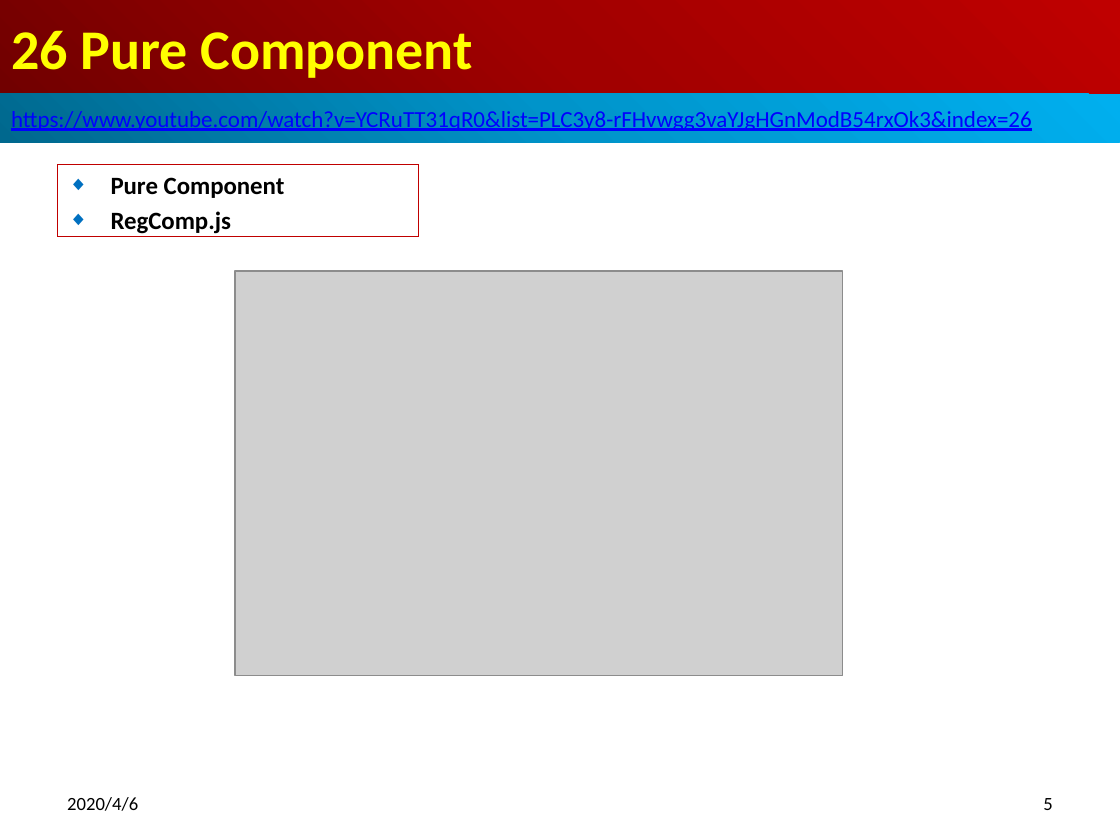
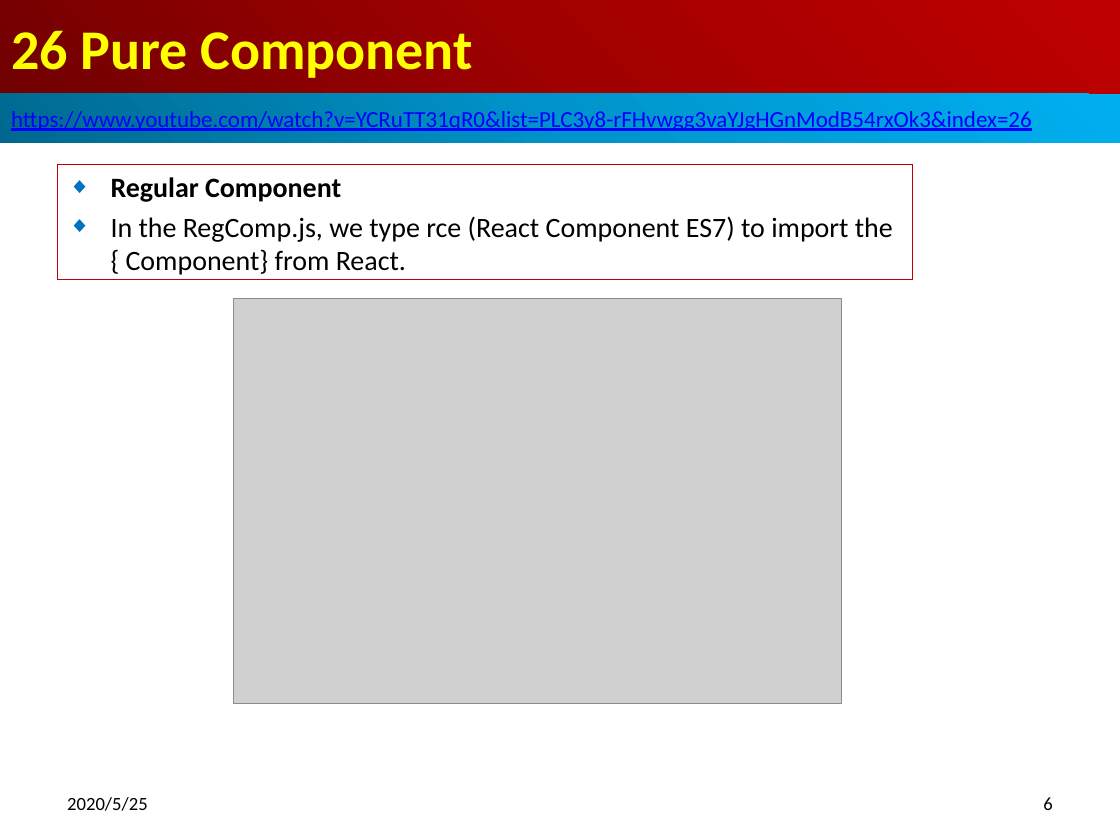
Before and after one commit to peterhchen/800-React-Hook, a slide deck: slide 6 of 26_PureComp.pptx (slide 5 before the commit). Drawn at 1120x840 pixels with LibreOffice and Linux fonts; fonts in the diff are those of the drawing; grey boxes stand for pictures. Boxes give left, top, right and bottom in pixels: in the first picture for what was removed or moved away, otherwise in the second. Text is boxed around its words. In the diff, an @@ line names an element or a change of style, - is before the commit and + after.

Commit message:
Pure Component
What is pure component?
In regular component class, it extends the comopont class.
In pure component class, it extends the pure component class.
The pure compnent class, it performs the shallow comparison in primitive and complex object (e.g., dictionary).
If there is nothing change, the shouldComponentUpdate perform the shallow comparison (true/false).
If the shouldComponentUpdate return true, the UI will be re-rendered.
If the shouldComponentUpdate return false, the UI will not be re-rendered.

```diff
--- a/26_PureComp.pptx
+++ b/26_PureComp.pptx
@@ subtitle "Regular Component" resized from (x1=57, y1=165, x2=419, y2=237) to (x1=57, y1=165, x2=913, y2=280) @@
@@ subtitle at (x1=111, y1=177, x2=893, y2=275): text changed; size 16 to 18 pt; bold off @@
-◆ Pure Component
-◆ RegComp.js
+◆ Regular Component
+◆ In the RegComp.js, we type rce (React Component ES7) to import the { Component} from React.
@@ picture moved from (x1=235, y1=271, x2=843, y2=675) to (x1=234, y1=299, x2=842, y2=703) @@
@@ text at (x1=67, y1=797, x2=148, y2=811): text changed @@
-2020/4/6
+2020/5/25
@@ page number at (x1=1043, y1=797, x2=1052, y2=810): text changed @@
-5
+6
```
Also in this commit, not shown: 13 other slides changed, 16 slides added, 1 other file.
